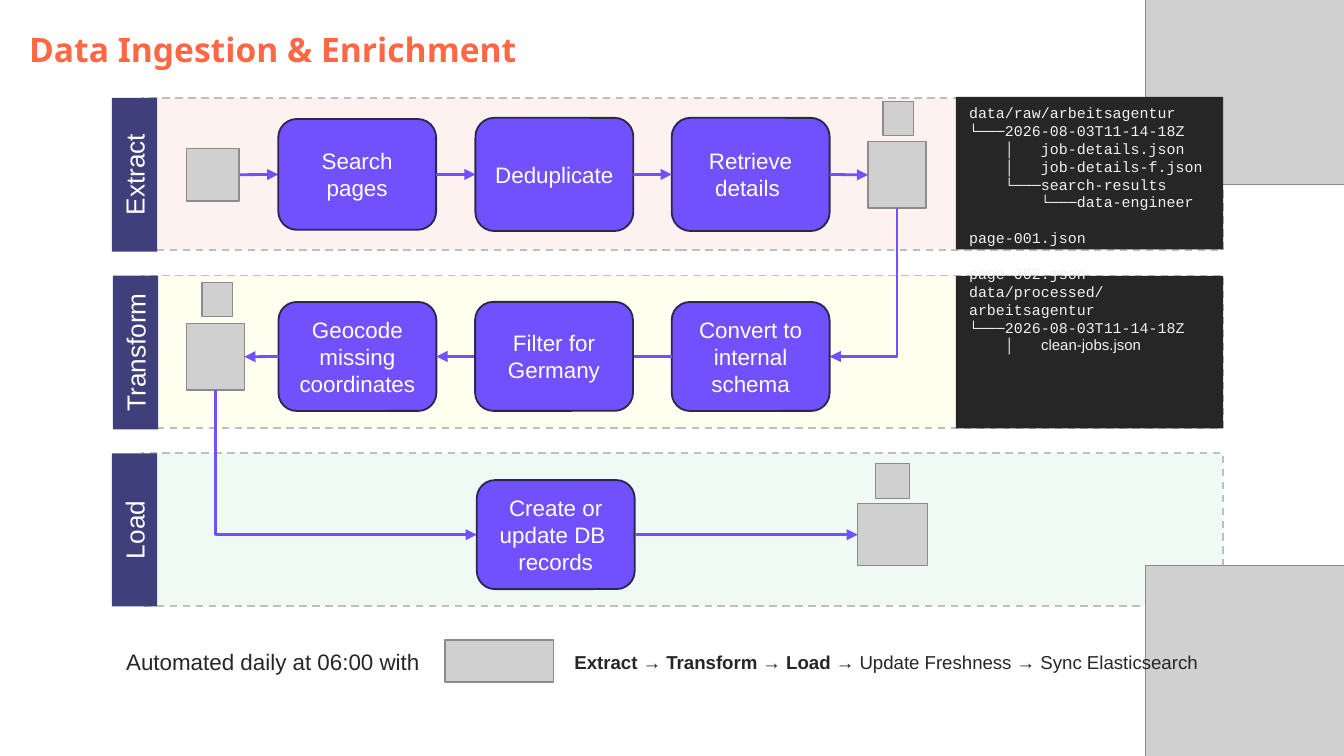
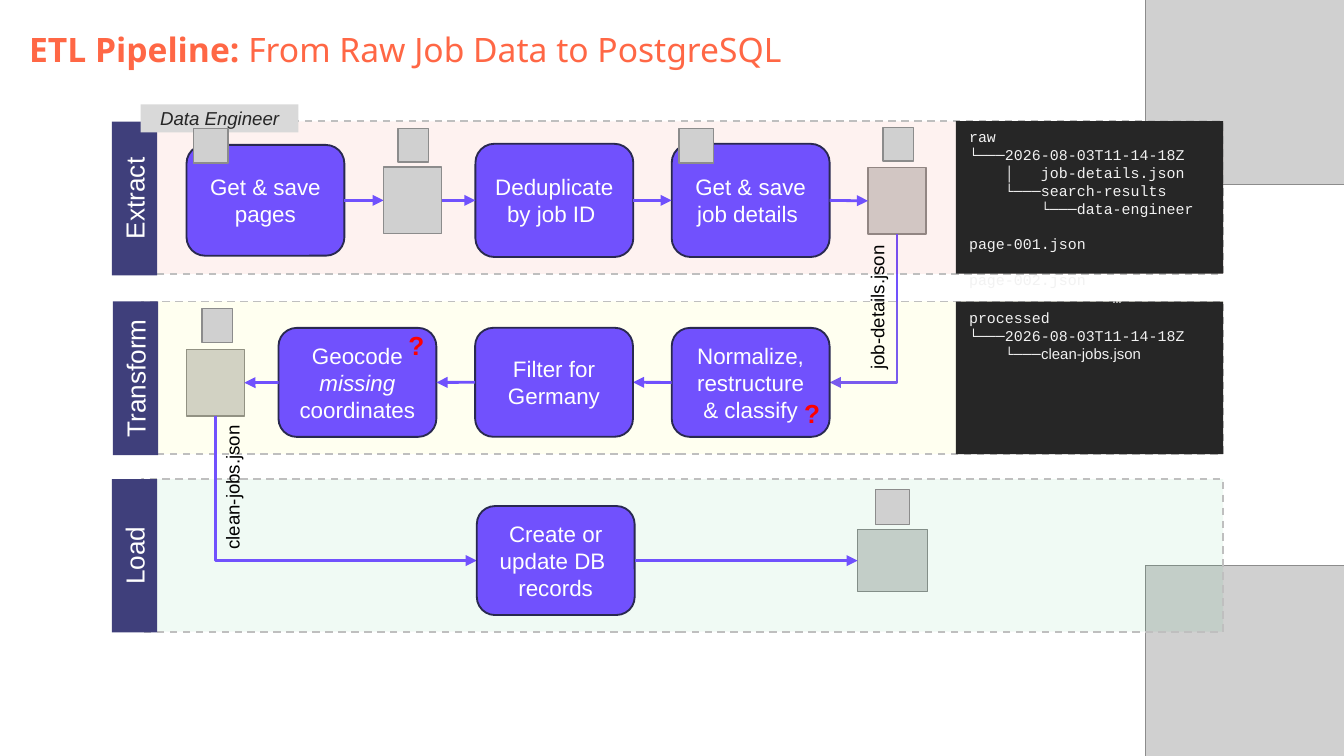
Before and after one commit to DataScientest-Studio/jun26bde-job-market, a slide deck: slide 5 of docs/defence/Defence.pptx (slide 6 before the commit). Drawn at 1344x756 pixels with LibreOffice and Linux fonts; fonts in the diff are those of the drawing; grey boxes stand for pictures; background and template pictures are left out. Boxes give left, top, right and bottom in pixels: in the first picture for what was removed or moved away, otherwise in the second. Text is boxed around its words. In the diff, an @@ line names an element or a change of style, - is before the commit and + after.

```diff
--- a/docs/defence/Defence.pptx
+++ b/docs/defence/Defence.pptx
@@ subtitle at bbox=[29, 36, 781, 70]: text changed; bold off @@
-Data Ingestion & Enrichment
+ETL Pipeline: From Raw Job Data to PostgreSQL
@@ rectangle added at bbox=[141, 105, 298, 133], fill #D9D9D9, 10 pt, text #262626, italic @@
+Data Engineer
@@ arrow moved from (239, 175) - (278, 175) to (228, 145) - (187, 200) @@
@@ rounded rectangle "Get & save pages": place and size @@
-rounded rectangle "Get & save pages" at bbox=[278, 120, 435, 230]
+rounded rectangle "Get & save pages" at bbox=[187, 145, 344, 255]
@@ picture: place and size @@
-picture at bbox=[187, 148, 239, 200]
+picture at bbox=[194, 129, 228, 164]
@@ picture added at bbox=[398, 129, 429, 163] @@
@@ picture added at bbox=[679, 129, 714, 164] @@
@@ text in rectangle at bbox=[956, 121, 1223, 274]: paragraph added @@
+…
@@ text in rectangle at bbox=[969, 134, 996, 142]: text changed @@
-data/raw/arbeitsagentur
+raw
@@ text in rounded rectangle at bbox=[210, 179, 320, 227]: text changed @@
-Search pages
+Get & save pages
@@ picture added at bbox=[383, 167, 441, 234] @@
@@ text in rounded rectangle at bbox=[495, 179, 613, 227]: text changed @@
-Deduplicate
+Deduplicate by job ID
@@ text in rounded rectangle at bbox=[695, 179, 806, 227]: text changed @@
-Retrieve details
+Get & save
+job details
@@ text in rectangle at bbox=[1041, 161, 1203, 175]: paragraph removed @@
-│ job-details-f.json
@@ arrow moved from (437, 175) - (476, 175) to (344, 200) - (383, 200) @@
@@ arrow added from (442, 200) to (476, 200), #7151FD 1.5 pt @@
@@ text added at bbox=[867, 258, 888, 365], 10 pt, text #000000 @@
+job-details.json
@@ rounded rectangle "Geocode missing coordinates" at bbox=[278, 328, 435, 437]: italic on in "missing" @@
@@ text added at bbox=[395, 323, 460, 368], 14 pt, text #FF0000, bold @@
+?
@@ 8 rectangles, 6 pictures, 6 rounded rectangles, 4 arrows, 2 elbow arrows: place and size @@
-8 rectangles, 6 pictures, 6 rounded rectangles, 4 arrows, 2 elbow arrows at bbox=[112, 97, 1223, 606]
+8 rectangles, 6 pictures, 6 rounded rectangles, 4 arrows, 2 elbow arrows at bbox=[112, 121, 1223, 633]
@@ text in rectangle at bbox=[969, 312, 1050, 326]: text changed @@
-data/processed/arbeitsagentur
+processed
@@ text in rounded rectangle at bbox=[697, 348, 804, 423]: text changed @@
-Convert to internal schema
+Normalize, restructure & classify
@@ text in rectangle at bbox=[1005, 348, 1141, 362]: text changed @@
-│ clean-jobs.json
+└───clean-jobs.json
@@ arrow added from (476, 382) to (437, 383), #7151FD 1.5 pt @@
@@ arrow moved from (672, 356) - (437, 356) to (672, 383) - (633, 382) @@
@@ text added at bbox=[792, 390, 856, 435], 14 pt, text #FF0000, bold @@
+?
@@ text added at bbox=[223, 438, 244, 546], 10 pt, text #000000 @@
+clean-jobs.json
@@ text removed at bbox=[126, 653, 420, 675] @@
-Automated daily at 06:00 with
@@ picture removed at bbox=[445, 640, 554, 681] @@
@@ text removed at bbox=[574, 654, 1198, 673] @@
-Extract → Transform → Load → Update Freshness → Sync Elasticsearch
```
Also in this commit, not shown: 9 other slides changed, 6 slides added, 5 slides removed, 23 other files.
